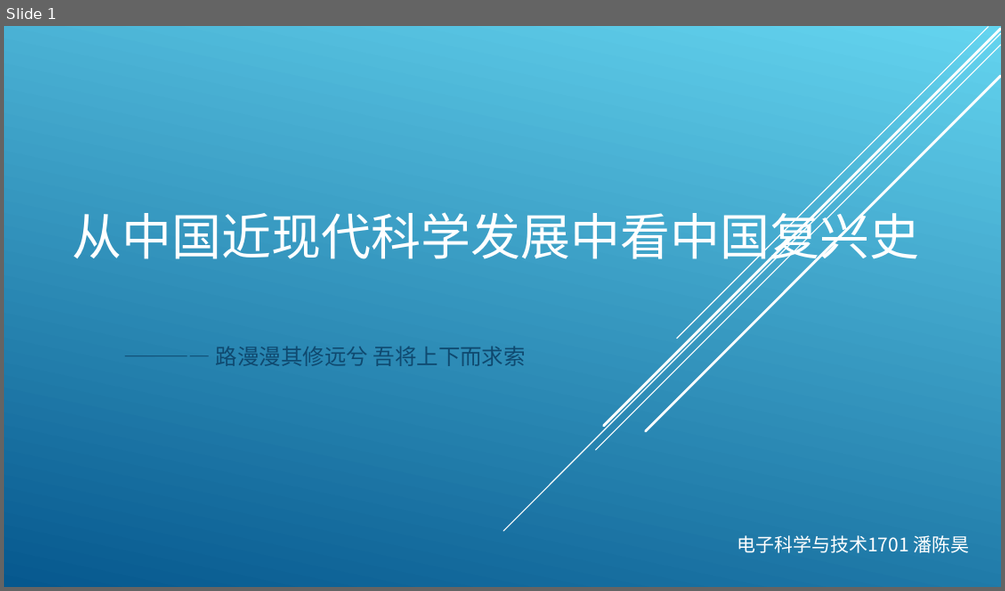
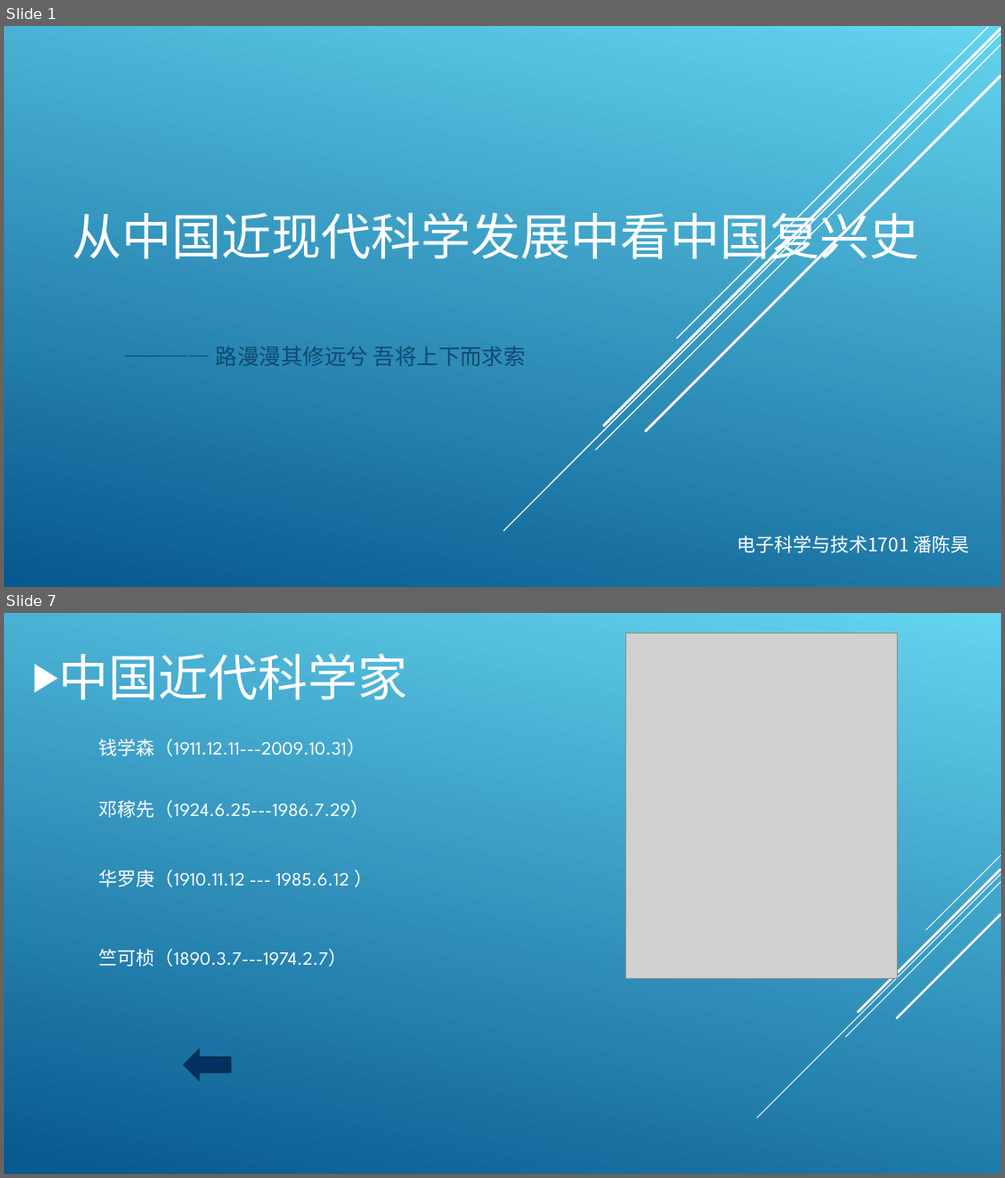
Before and after one commit to LIGHT1213/MyHomeWork, a slide deck: 从中国近现代科学发展中看中国.ppt. Shown one above the other, each under a label of ours: slide 1 before the commit, slides 1 and 7 after it; the slides between them are not shown. The pictures are 1005x591 and 1005x1178 pixels, drawn with LibreOffice and Linux fonts; fonts in the diff are those of the drawing; grey boxes stand for pictures. Boxes give left, top, right and bottom in pixels: in the first picture for what was removed or moved away, otherwise in the second. Text is boxed around its words. In the diff, an @@ line names an element or a change of style, - is before the commit and + after.

```diff
--- a/从中国近现代科学发展中看中国.ppt
+++ b/从中国近现代科学发展中看中国.ppt
@@ slide 7 added at <box>4,613,1001,1174</box>, background gradient #64D4EF to #06588E @@
@@ picture added at <box>626,633,897,976</box> @@
@@ picture added at <box>626,633,897,978</box> @@
@@ picture added at <box>640,633,888,976</box> @@
@@ picture added at <box>640,633,891,977</box> @@
@@ text added at <box>58,653,407,700</box>, 48 pt, text #FFFFFF @@
+▶ 中国近代科学家
@@ text added at <box>99,738,365,756</box>, 18 pt, text #FFFFFF @@
+钱学森（1911.12.11---2009.10.31）
@@ text added at <box>99,800,369,818</box>, 18 pt, text #FFFFFF @@
+邓稼先（1924.6.25---1986.7.29）
@@ text added at <box>99,869,349,887</box>, 18 pt, text #FFFFFF @@
+华罗庚（1910.11.12 --- 1985.6.12 ）
@@ group added at <box>756,855,1000,1118</box>: 5 lines @@
@@ text added at <box>99,949,347,966</box>, 18 pt, text #FFFFFF @@
+竺可桢（1890.3.7---1974.2.7）
@@ left arrow added at <box>184,1049,231,1079</box>, fill #052F61, outline #032E45 1.25 pt @@
```
Also in this commit, not shown: 3 slides changed, 5 other slides added, 1 slide removed.
